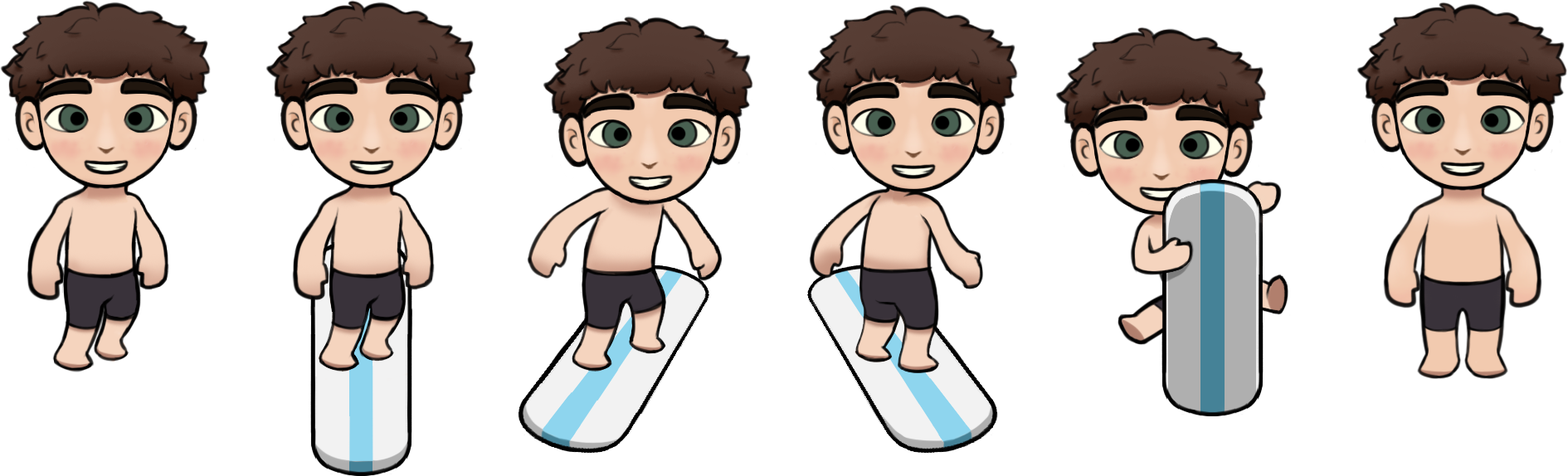
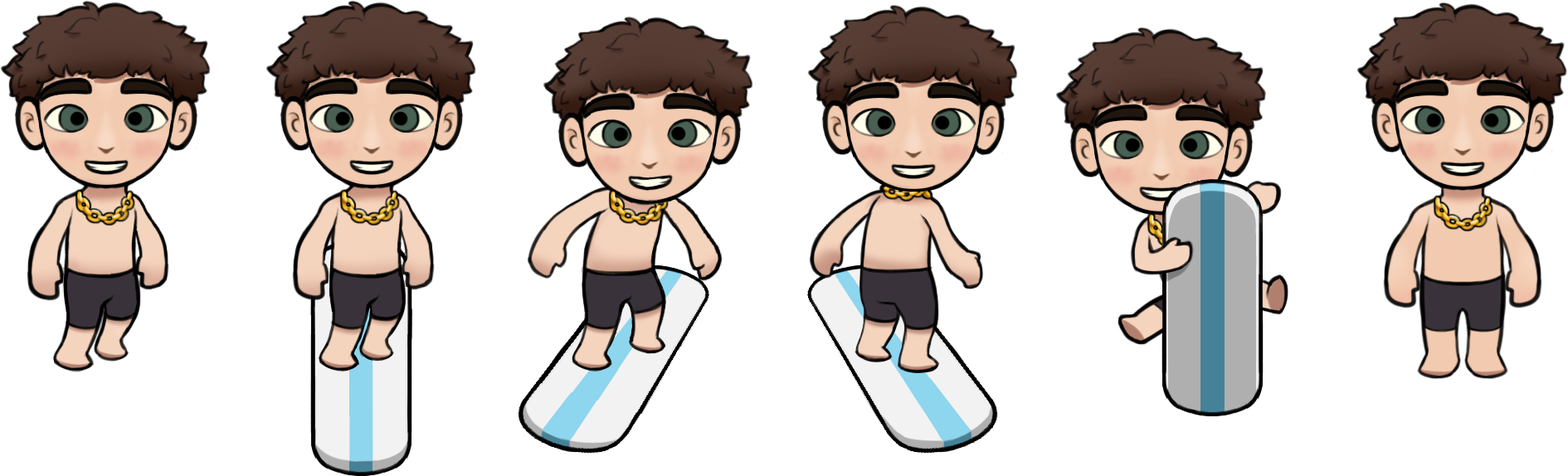
Comparing the layer stacks of the two 1568 × 476 images. Changes:
renamed "zane" to "Layer 1", painted on it over [74, 183, 1495, 247]
